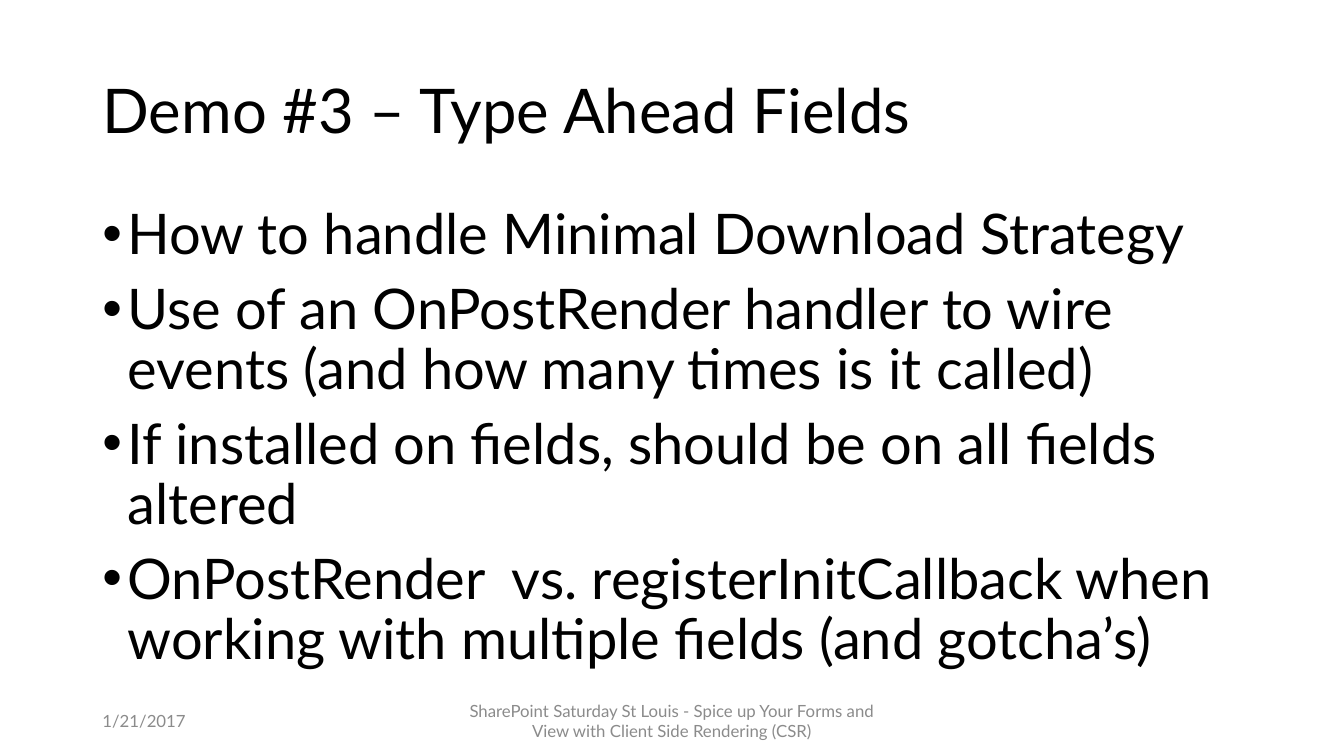
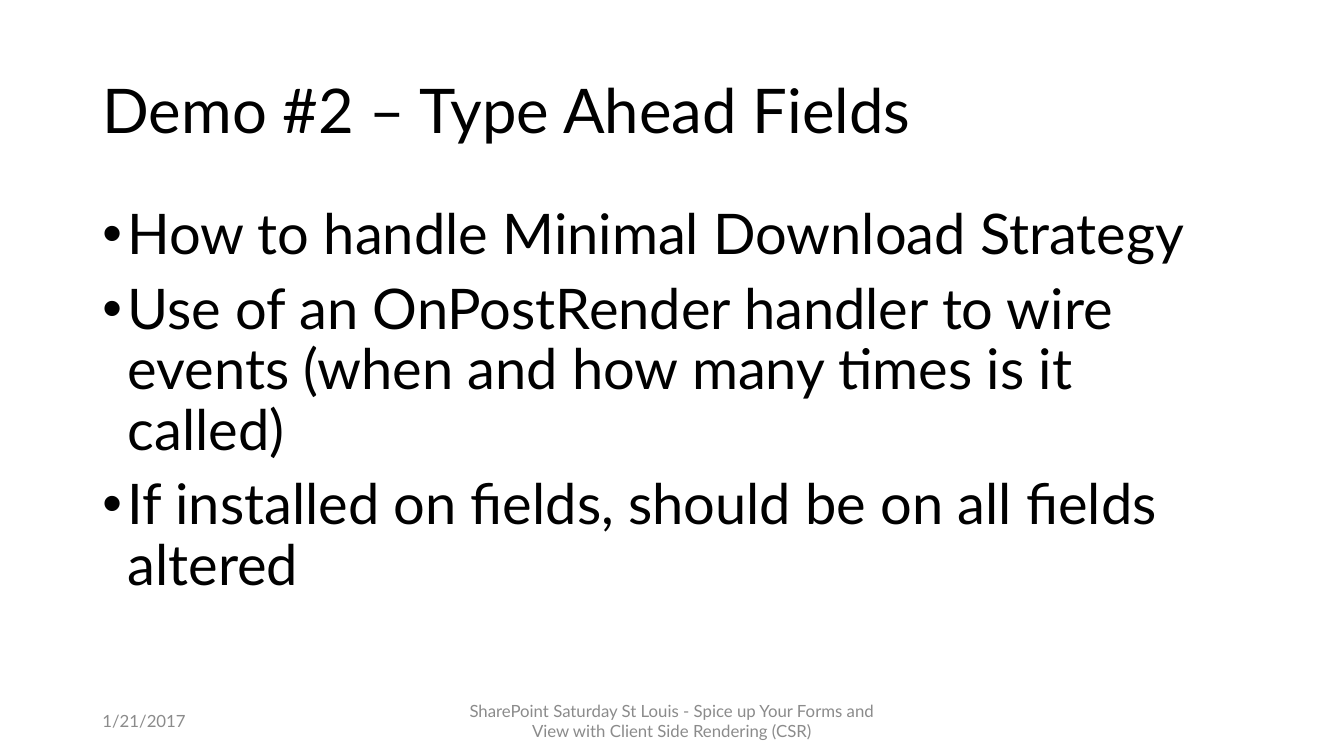
Before and after one commit to mcsheaj/CSRDemos, a slide deck: slide 10 of SPSSTL_CSR.pptx (slide 11 before the commit). Drawn at 1344x756 pixels with LibreOffice and Linux fonts; fonts in the diff are those of the drawing. Boxes give left, top, right and bottom in pixels: in the first picture for what was removed or moved away, otherwise in the second. Text is boxed around its words. In the diff, an @@ line names an element or a change of style, - is before the commit and + after.

```diff
--- a/SPSSTL_CSR.pptx
+++ b/SPSSTL_CSR.pptx
@@ title at (102, 87, 910, 144): text changed @@
-Demo #3 – Type Ahead Fields
+Demo #2 – Type Ahead Fields
@@ text at (128, 287, 1113, 458): text changed @@
-• Use of an OnPostRender handler to wire events (and how many times is it called)
+• Use of an OnPostRender handler to wire events (when and how many times is it called)
@@ text at (128, 557, 1212, 669): paragraph removed @@
-• OnPostRender vs. registerInitCallback when working with multiple fields (and gotcha’s)
```
Also in this commit, not shown: 2 other slides changed, 7 other files.
